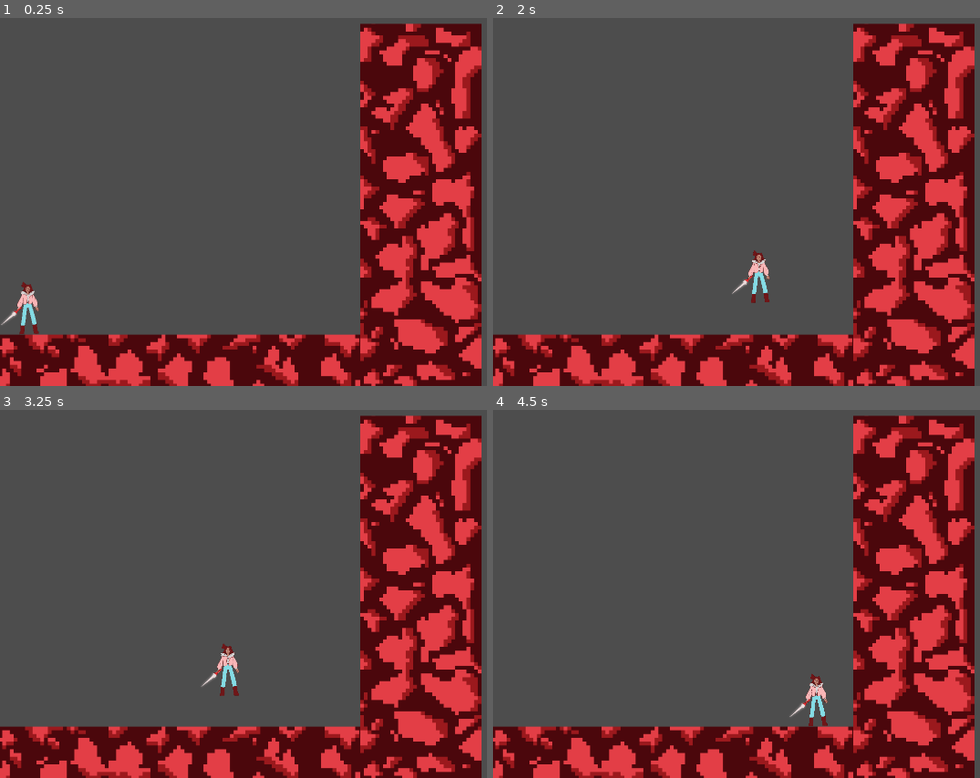
Above: before the commit, frames 1-4 (two rows, left to right).
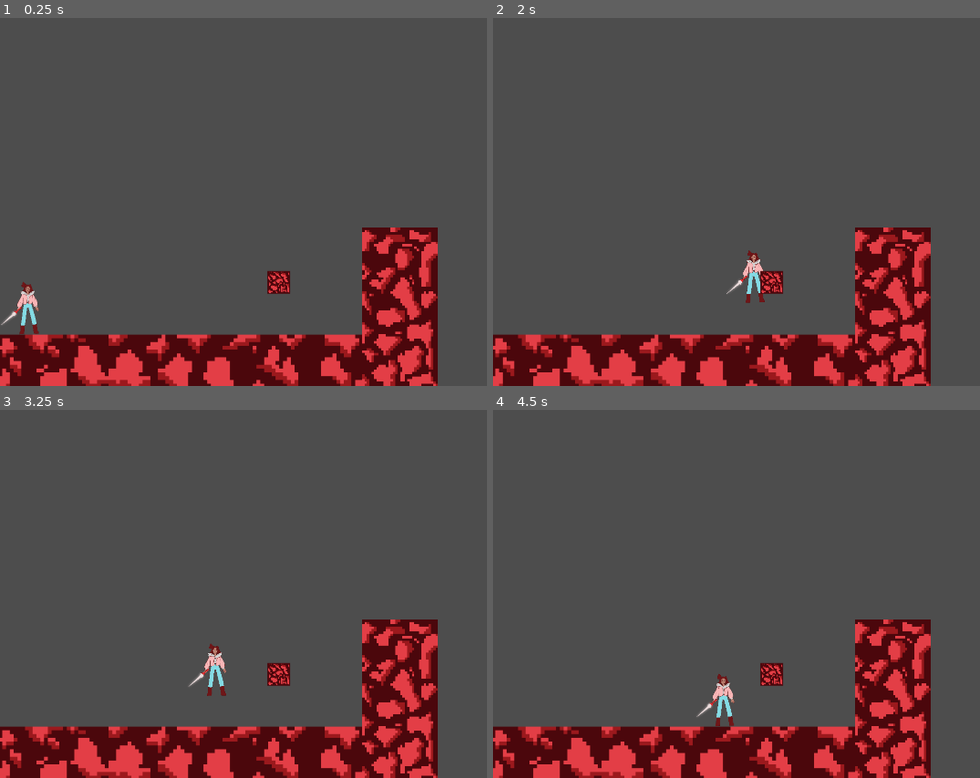
Above: after the commit, the same moments.

Repository: GuillermoC66/Interna
Game: Godot game, scene res://ESCENAS/elmundo.tscn
Two runs of this game, one before a commit and one after it. Both use one fixed random seed, a clock stepped at 60 frames per second and the inputs below.
Inputs:
- Up to frame 1 (0.25 s): no input
- Up to frame 2 (2 s): tap Enter at 0.5 s; hold D (RIGHT) from 0.53 s (still down); tap Space (A) at 0.6, 1.55 s; tap W (UP) at 0.77, 1.52 s; tap C (X) at 0.8, 1.35 s
- Up to frame 3 (3.25 s): release D (RIGHT) at 2.03 s; hold A (LEFT) 2.03-2.78 s; tap Space (A) at 2.1, 3.05 s; tap C (X) at 2.3, 2.85 s; hold D (RIGHT) from 2.78 s (still down); tap W (UP) at 3.02 s
- Up to frame 4 (4.5 s): tap Space (A) at 3.6 s; tap W (UP) at 3.77 s; tap C (X) at 3.8, 4.35 s; release D (RIGHT) at 4.28 s; hold A (LEFT) from 4.28 s (still down)

The runs differ from the first frame. In frame 1, 22% of the frame differs, in the area x 54-99%, y 1-100%; in frame 2, 23%; in frame 3, 23%; in frame 4, 23%, in the area x 41-99%, y 1-100%.

Commit message:
NADA ALV
XD

Diff:
--- /dev/null
+++ b/ESCENAS/BLOQUE.tscn
@@ -0,0 +1,22 @@
+[gd_scene load_steps=4 format=3 uid="uid://cf7mi3nvpst8a"]
+
+[ext_resource type="Texture2D" uid="uid://cix78dieu3im6" path="res://TEXTURAS/BGS/2023-10-16 BLOCK.png" id="1_xis0x"]
+
+[sub_resource type="QuadMesh" id="QuadMesh_mfdg3"]
+
+[sub_resource type="RectangleShape2D" id="RectangleShape2D_olkbu"]
+size = Vector2(46.875, 46.875)
+
+[node name="StaticBody2D" type="StaticBody2D"]
+position = Vector2(19, 4)
+
+[node name="MeshInstance2D" type="MeshInstance2D" parent="."]
+position = Vector2(59, 57)
+scale = Vector2(120, 120)
+mesh = SubResource("QuadMesh_mfdg3")
+texture = ExtResource("1_xis0x")
+
+[node name="CollisionShape2D" type="CollisionShape2D" parent="."]
+position = Vector2(59, 57)
+scale = Vector2(2.56, 2.56)
+shape = SubResource("RectangleShape2D_olkbu")
--- a/ESCENAS/elmundo.tscn
+++ b/ESCENAS/elmundo.tscn
@@ -1,8 +1,9 @@
-[gd_scene load_steps=4 format=3 uid="uid://dd4afugxoeau4"]
+[gd_scene load_steps=5 format=3 uid="uid://dd4afugxoeau4"]
 
 [ext_resource type="PackedScene" uid="uid://cka2icva25c4q" path="res://ESCENAS/JUGADORSIN.tscn" id="1_fk75c"]
 [ext_resource type="PackedScene" uid="uid://db0o73xiuq118" path="res://ESCENAS/PRIMERPISO.tscn" id="2_7xmnr"]
 [ext_resource type="Script" path="res://SCRIPTS/MOVJUGADORV2.gd" id="2_gosad"]
+[ext_resource type="PackedScene" uid="uid://cf7mi3nvpst8a" path="res://ESCENAS/BLOQUE.tscn" id="4_qggcf"]
 
 [node name="ELMUNDO" type="Node2D"]
 
@@ -16,5 +17,10 @@
 
 [node name="StaticBody2D2" parent="." instance=ExtResource("2_7xmnr")]
 texture_repeat = 2
-position = Vector2(-8, 1088)
+position = Vector2(356, 1264)
 rotation = -1.5708
+scale = Vector2(0.625, 0.625)
+
+[node name="MeshInstance2D" parent="." instance=ExtResource("4_qggcf")]
+position = Vector2(705, 778)
+scale = Vector2(0.5, 0.5)
Binary file added: TEXTURAS/BGS/2023-10-16 BLOCK.png
Not shown, added: TEXTURAS/BGS/2023-10-16 BLOCK.png.import
